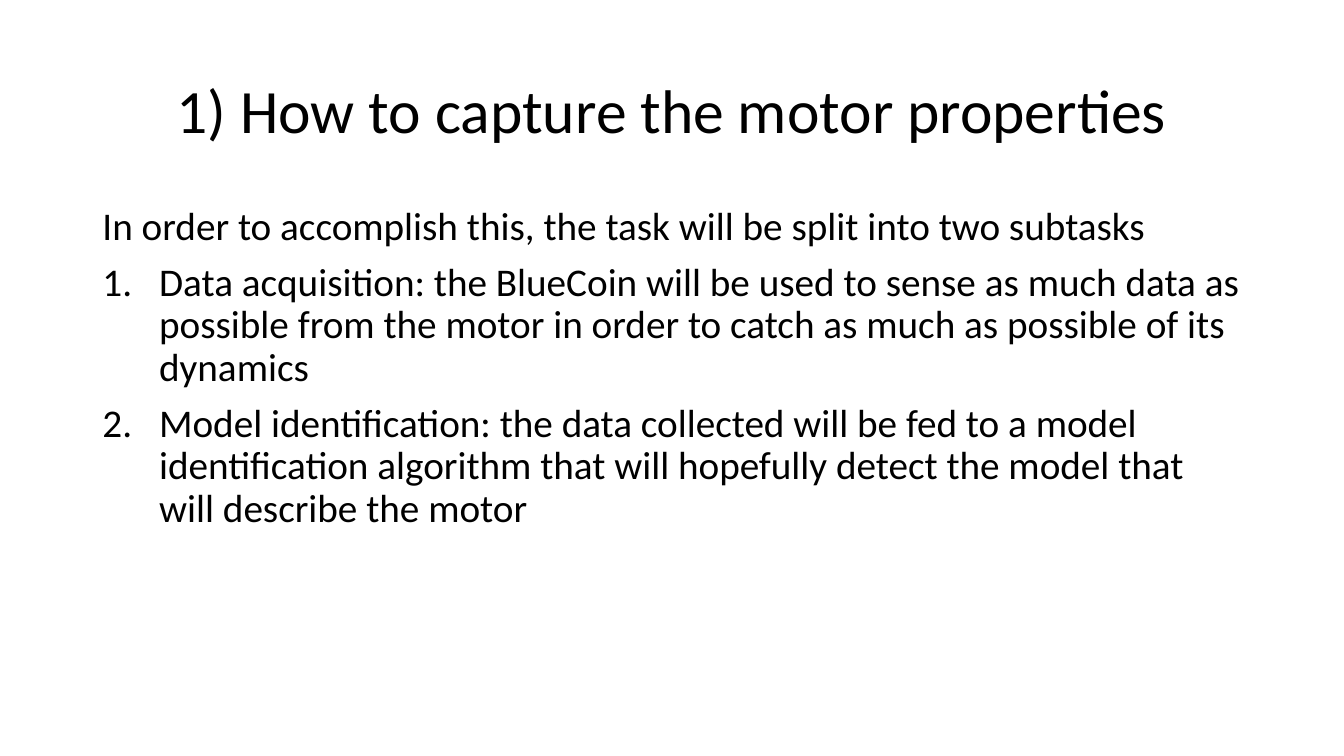
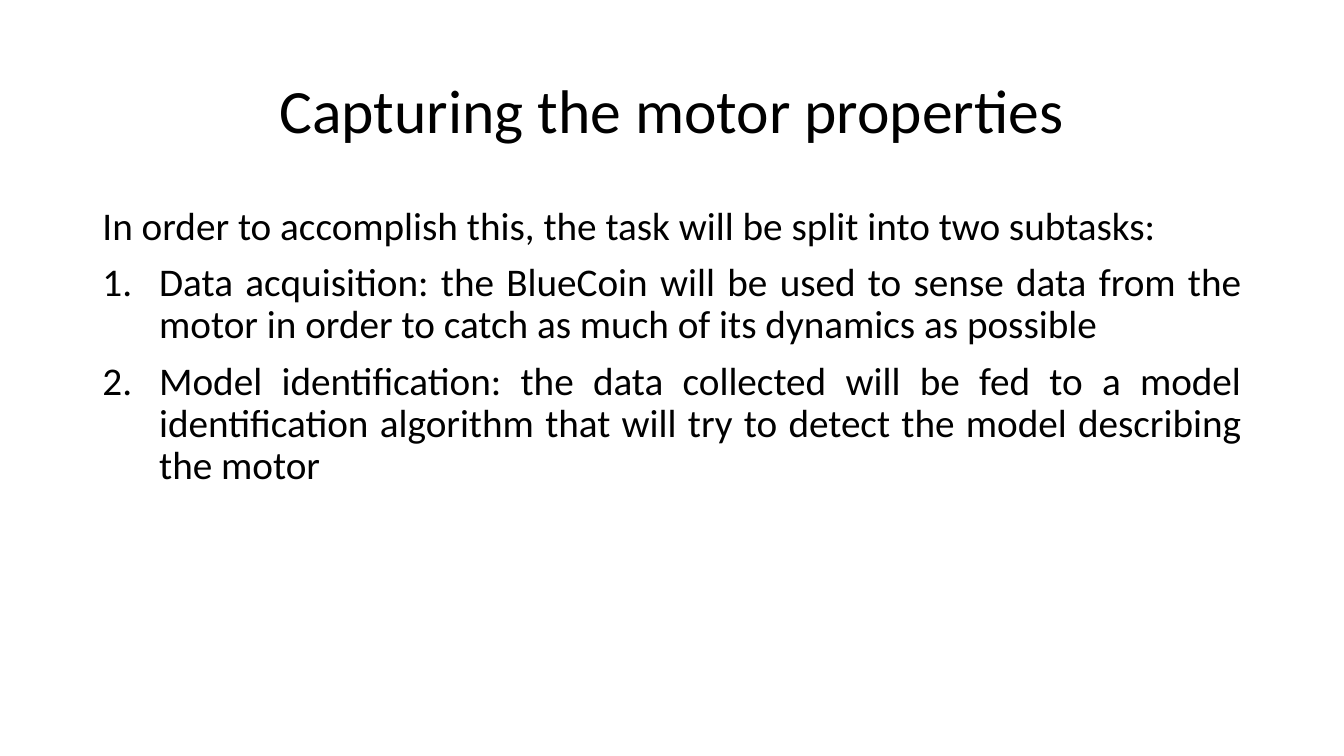
Before and after one commit to urzino/FanMonitoringBlueCoin, a slide deck: slide 6 of Pervasive_presentation_Milestone1_group8.pptx (slide 5 before the commit). Drawn at 1344x756 pixels with LibreOffice and Linux fonts; fonts in the diff are those of the drawing. Boxes give left, top, right and bottom in pixels: in the first picture for what was removed or moved away, otherwise in the second. Text is boxed around its words. In the diff, an @@ line names an element or a change of style, - is before the commit and + after.

```diff
--- a/Pervasive_presentation_Milestone1_group8.pptx
+++ b/Pervasive_presentation_Milestone1_group8.pptx
@@ title at box(279, 90, 1063, 144): text changed @@
-1) How to capture the motor properties
+Capturing the motor properties
@@ text at box(102, 212, 1241, 480): text changed @@
-In order to accomplish this, the task will be split into two subtasks
-1. Data acquisition: the BlueCoin will be used to sense as much data as possible from the motor in order to catch as much as possible of its dynamics
-2. Model identification: the data collected will be fed to a model identification algorithm that will hopefully detect the model that will describe the motor
+In order to accomplish this, the task will be split into two subtasks:
+1. Data acquisition: the BlueCoin will be used to sense data from the motor in order to catch as much of its dynamics as possible
+2. Model identification: the data collected will be fed to a model identification algorithm that will try to detect the model describing the motor
```
Also in this commit, not shown: 7 other slides changed, 1 slide added.
